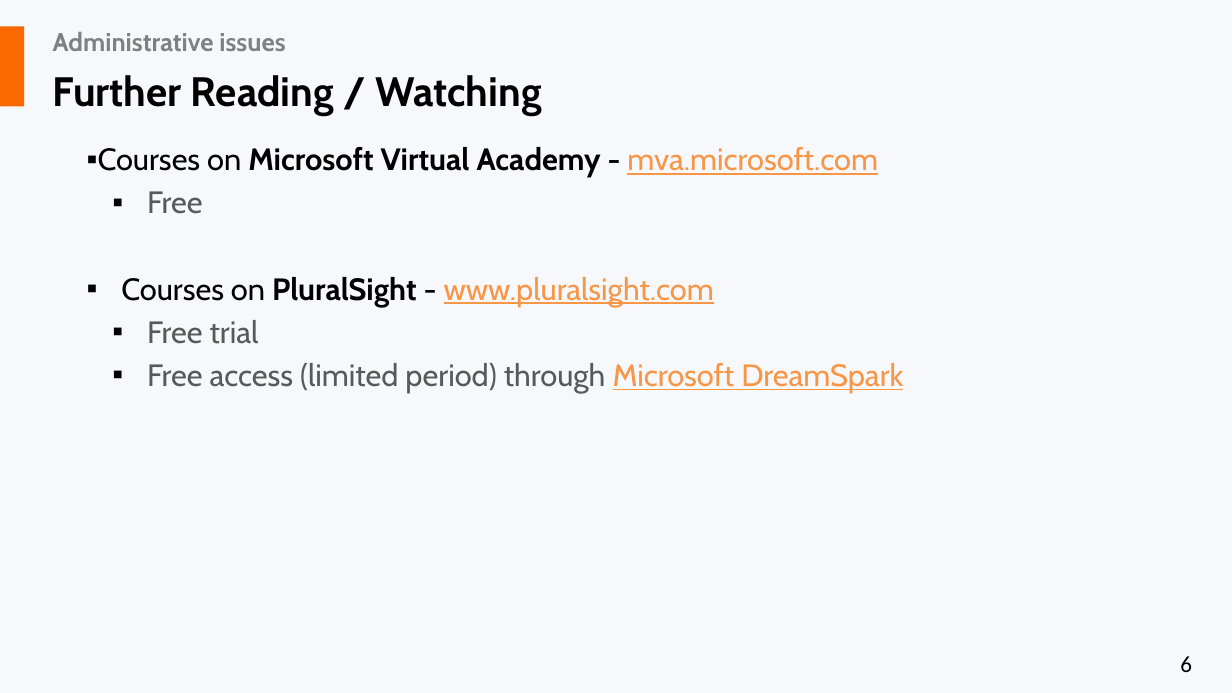
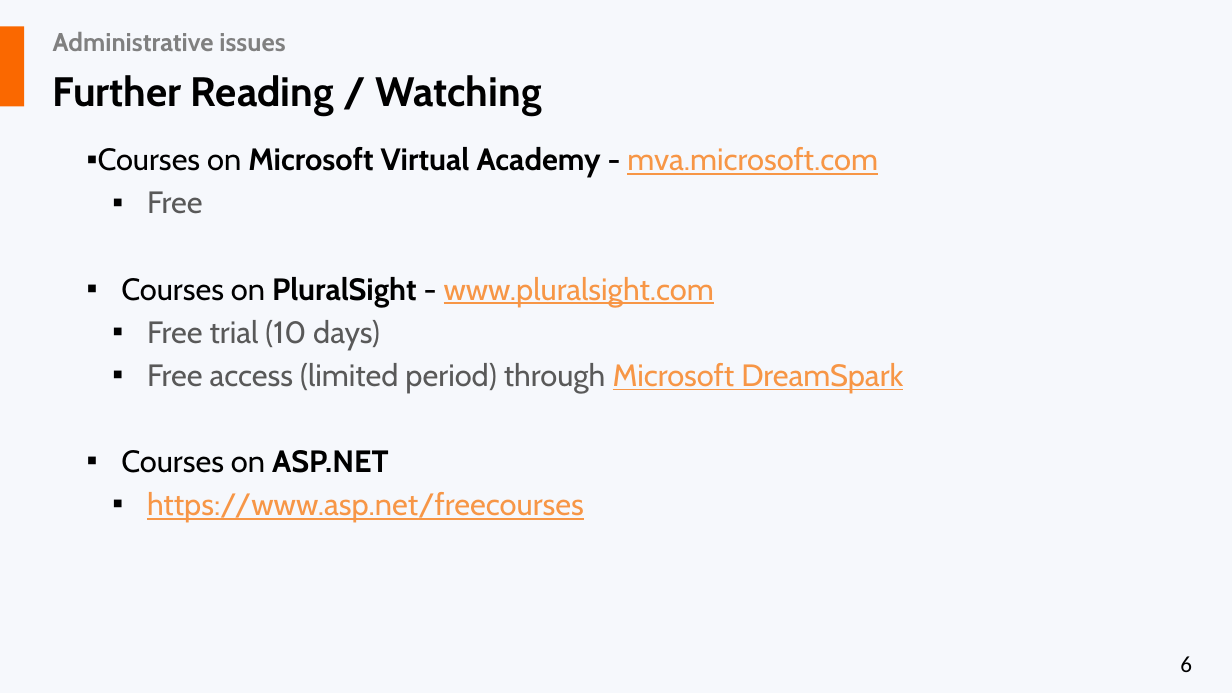
Before and after one commit to liviucotfas/ase-web-and-cloud-applications-security, a slide deck: slide 6 of Presentation ASPNET MVC Core - Part I.pptx. Drawn at 1232x693 pixels with LibreOffice and Linux fonts; fonts in the diff are those of the drawing. Boxes give left, top, right and bottom in pixels: in the first picture for what was removed or moved away, otherwise in the second. Text is boxed around its words. In the diff, an @@ line names an element or a change of style, - is before the commit and + after.

```diff
--- a/Presentation ASPNET MVC Core - Part I.pptx
+++ b/Presentation ASPNET MVC Core - Part I.pptx
@@ text at (147,320,380,350): text changed @@
-  ▪ Free trial
+  ▪ Free trial (10 days)
@@ text at (121,450,584,522): paragraphs added @@
+▪ Courses on ASP.NET
+  ▪ https://www.asp.net/freecourses
```
Also in this commit, not shown: 17 other slides changed, 2 slides removed, 4 other files.
